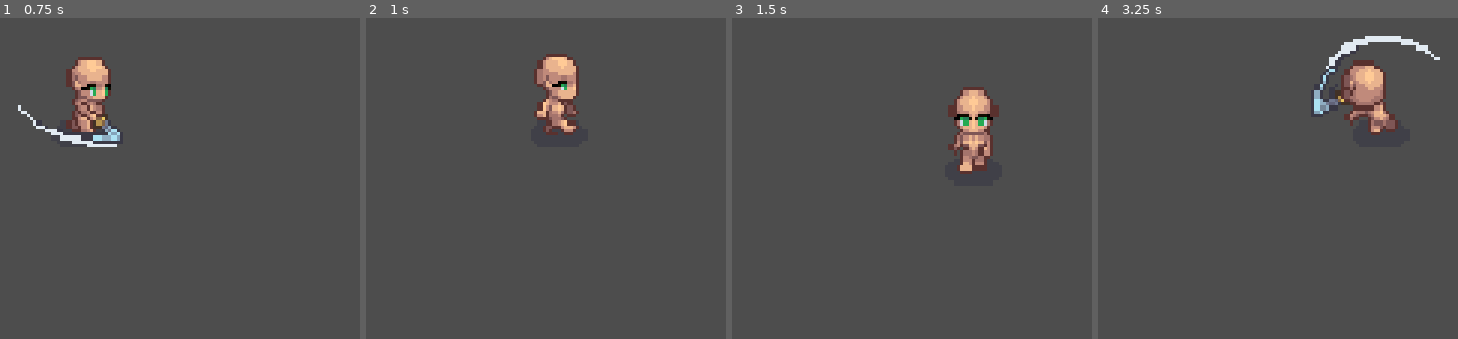
Above: before the commit, frames 1-4 (left to right).
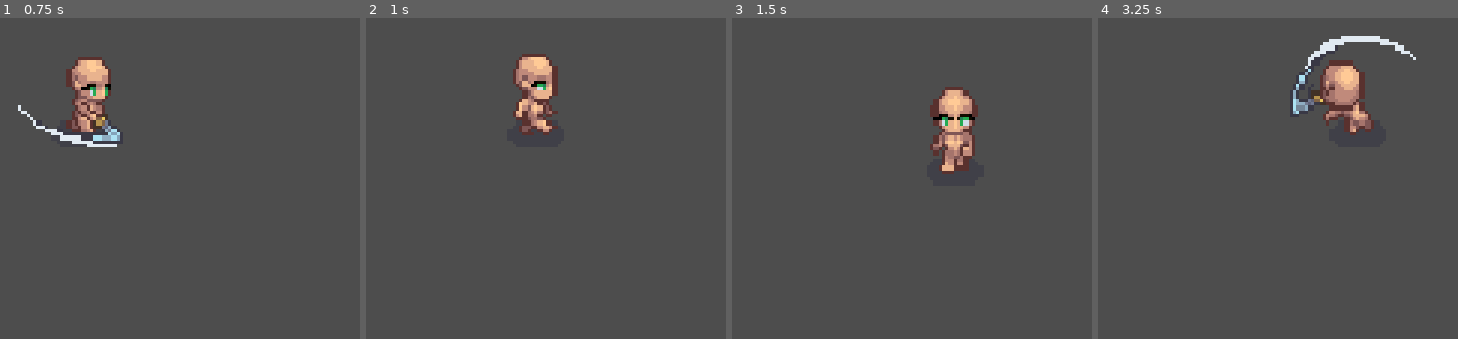
Above: after the commit, the same moments.

Repository: dev-laww/memento-visions
Game: Godot game, scene res://scenes/bar.tscn
The game is run twice, just before and just after one commit, with the same random seed, the same clock (stepped at 60 frames per second) and the same inputs.
Inputs (mouse positions are in pixels of both pictures, inside the frame that each line leads up to):
- Up to frame 1 (0.75 s): tap Enter at 0.5 s; move the mouse to (outside the picture) at 0.52 s; hold D (move_right) from 0.53 s (still down); click (outside the picture) at 0.6 s
- Up to frame 2 (1 s): keep holding D (move_right); tap Shift (dash) at 0.8 s
- Up to frame 3 (1.5 s): move the mouse to (outside the picture) at 1.27 s; release D (move_right) at 1.28 s; hold S (move_down) from 1.28 s (still down); tap Shift (dash) at 1.35 s
- Up to frame 4 (3.25 s): click (outside the picture) at 1.55 s; move the mouse to (outside the picture) at 2.02 s; release S (move_down) at 2.03 s; hold D (move_right) 2.03-2.78 s; click (outside the picture) at 2.1 s; tap Shift (dash) at 2.3, 2.85 s; move the mouse to (outside the picture) at 2.77 s; hold W (move_up) from 2.78 s (still down); click (outside the picture) at 3.05 s

Frame 1 is identical in both runs. In frame 2, 3.8% of the frame differs, in the area x 40-60%, y 11-37%; in frame 3, 4.0%; in frame 4, 5.1%, in the area x 54-95%, y 5-37%.

Commit message:
refactor: refactored the player to use component based state machine

Diff:
--- a/scenes/entities/player.tscn
+++ b/scenes/entities/player.tscn
@@ -1,10 +1,15 @@
-[gd_scene load_steps=120 format=3 uid="uid://dnn3582s4qka2"]
-
-[ext_resource type="Script" path="res://scripts/entities/player.gd" id="1_3vuej"]
+[gd_scene load_steps=125 format=3 uid="uid://dnn3582s4qka2"]
+
+[ext_resource type="Script" path="res://scripts/entities/player/player.gd" id="1_3vuej"]
 [ext_resource type="Texture2D" uid="uid://b0d83ejsel370" path="res://assets/entities/player/idle.png" id="1_blm78"]
 [ext_resource type="Texture2D" uid="uid://c06vx0003qp1a" path="res://assets/entities/player/attack.png" id="1_i44sk"]
 [ext_resource type="Texture2D" uid="uid://c681ubn1ym03q" path="res://assets/entities/player/hurt.png" id="1_oxvtw"]
 [ext_resource type="Texture2D" uid="uid://c8c7pr6uxjpd" path="res://assets/entities/player/walk.png" id="3_fx4x4"]
+[ext_resource type="Script" path="res://scripts/globals/states/state_machine.gd" id="6_djpq3"]
+[ext_resource type="Script" path="res://scripts/entities/player/states/idle.gd" id="7_ydo30"]
+[ext_resource type="Script" path="res://scripts/entities/player/states/walk.gd" id="8_0ab3a"]
+[ext_resource type="Script" path="res://scripts/entities/player/states/attack.gd" id="9_8vbrt"]
+[ext_resource type="Script" path="res://scripts/entities/player/states/dash.gd" id="10_y28fj"]
 
 [sub_resource type="CapsuleShape2D" id="CapsuleShape2D_kaamo"]
 radius = 3.99948
@@ -782,7 +787,7 @@
 }],
 "loop": true,
 "name": &"idle_right",
-"speed": 5.0
+"speed": 12.0
 }, {
 "frames": [{
 "duration": 1.0,
@@ -886,6 +891,23 @@
 shape = SubResource("CapsuleShape2D_kaamo")
 
 [node name="Sprites" type="AnimatedSprite2D" parent="."]
+unique_name_in_owner = true
 sprite_frames = SubResource("SpriteFrames_ycwij")
-animation = &"idle_front"
+animation = &"idle_right"
 autoplay = "idle_front"
+
+[node name="StateMachine" type="Node" parent="." node_paths=PackedStringArray("initial_state")]
+script = ExtResource("6_djpq3")
+initial_state = NodePath("Idle")
+
+[node name="Idle" type="Node" parent="StateMachine"]
+script = ExtResource("7_ydo30")
+
+[node name="Walk" type="Node" parent="StateMachine"]
+script = ExtResource("8_0ab3a")
+
+[node name="Attack" type="Node" parent="StateMachine"]
+script = ExtResource("9_8vbrt")
+
+[node name="Dash" type="Node" parent="StateMachine"]
+script = ExtResource("10_y28fj")
--- a/scripts/entities/player.gd
+++ /dev/null
@@ -1,110 +0,0 @@
-extends CharacterBody2D
-
-@export var speed: float = 50.0
-@export var dash_cooldown: float = 3.0
-
-@onready var sprites: AnimatedSprite2D = $Sprites
-@onready var move_direction: String = get_direction()
-
-var state_machine           = DelagateStateMachine.new()
-var last_direction: Vector2 = Vector2.ZERO
-var grid_size: int          = 8
-var can_move: bool          = true
-var can_dash: bool          = true
-var dash_velocity: Vector2  = Vector2.ZERO
-
-# TODO: Create stats manager component to entity stats
-# TODO: Create health system to handle entity health
-
-func _ready() -> void:
-
-	state_machine.add_states(idle)
-	state_machine.add_states(walk)
-	state_machine.add_states(attack, attack_enter, attack_exit)
-	state_machine.add_states(dash, dash_enter)
-	state_machine.set_initial_state(idle)
-
-
-func _physics_process(_delta: float) -> void:
-	velocity = (Input.get_vector("move_left", "move_right", "move_up", "move_down").normalized() * speed) + dash_velocity
-	velocity =  Vector2(round(velocity.x / grid_size) * grid_size, round(velocity.y / grid_size) * grid_size)
-
-	if velocity.length() > 0:
-		last_direction = velocity.normalized()
-
-	state_machine.update()
-
-	if not can_move:
-		velocity = Vector2.ZERO
-
-	if Input.is_action_just_pressed("dash") and can_dash:
-		state_machine.change_state(dash)
-
-		can_dash = false
-
-		get_tree().create_timer(dash_cooldown).timeout.connect(func (): can_dash = true)
-
-	move_and_slide()
-
-
-func idle() -> void:
-	sprites.play('idle_%s' % get_direction())
-	if velocity.length() > 0:
-		state_machine.change_state(walk)
-	elif Input.is_action_just_pressed("attack"):
-		state_machine.change_state(attack)
-
-
-func walk() -> void:
-	sprites.play('walk_%s' % get_direction())
-
-	if velocity.length() == 0:
-		state_machine.change_state(idle)
-	elif Input.is_action_just_pressed("attack"):
-		state_machine.change_state(attack)
-
-
-func attack() -> void:
-	# lock the player in place and direction while attacking
-	sprites.play('attack_%s' % move_direction)
-
-	await sprites.animation_finished
-
-	if velocity.length() > 0:
-		state_machine.change_state(walk)
-	else:
-		state_machine.change_state(idle)
-
-
-func attack_enter() -> void:
-	move_direction = get_direction()
-	can_move = false
-
-
-func attack_exit() -> void:
-	can_move = true
-
-
-func dash_enter() -> void:
-	move_direction = get_direction()
-	can_dash = false
-
-
-func dash() -> void:
-	dash_velocity = last_direction * (speed * 10)
-
-	var tween: Tween = create_tween()
-
-	tween.tween_property(self, 'dash_velocity', Vector2.ZERO, 0.1)
-
-	state_machine.change_state(idle)
-
-
-func get_direction() -> String:
-	if last_direction == Vector2.ZERO:
-		return "front"
-
-	if abs(last_direction.x) > abs(last_direction.y):
-		return "right" if last_direction.x > 0 else "left"
-	else:
-		return "back" if last_direction.y < 0 else "front"  # Corrected direction handling
--- /dev/null
+++ b/scripts/entities/player/player.gd
@@ -0,0 +1,49 @@
+extends CharacterBody2D
+
+@export var speed: float = 50.0
+@export var dash_cooldown: float = 3.0
+
+@onready var sprites: AnimatedSprite2D = $Sprites
+@onready var move_direction: String = get_direction()
+@onready var state_machine: StateMachine = $StateMachine
+
+var last_direction: Vector2 = Vector2.ZERO
+var grid_size: int          = 8
+var can_move: bool          = true
+var can_dash: bool          = true
+var dash_velocity: Vector2  = Vector2.DOWN
+
+
+# TODO: Create stats manager component to entity stats
+# TODO: Create health system to handle entity health
+
+
+func _physics_process(_delta: float) -> void:
+	velocity = (Input.get_vector('move_left', 'move_right', 'move_up', 'move_down').normalized() * speed) + dash_velocity
+	velocity =  Vector2(round(velocity.x / grid_size) * grid_size, round(velocity.y / grid_size) * grid_size)
+
+	if velocity.length() > 0 and can_move:
+		last_direction = velocity.normalized()
+		move_direction = get_direction()
+
+	if not can_move:
+		velocity = Vector2.ZERO
+
+	if Input.is_action_just_pressed('dash') and can_dash:
+		state_machine.change_state('dash')
+
+		can_dash = false
+
+		get_tree().create_timer(dash_cooldown).timeout.connect(func (): can_dash = true)
+
+	move_and_slide()
+
+
+func get_direction() -> String:
+	if last_direction == Vector2.ZERO:
+		return 'front'
+
+	if abs(last_direction.x) > abs(last_direction.y):
+		return 'right' if last_direction.x > 0 else 'left'
+	else:
+		return 'back' if last_direction.y < 0 else 'front'  # Corrected direction handling
--- /dev/null
+++ b/scripts/entities/player/states/attack.gd
@@ -0,0 +1,25 @@
+extends State
+
+@onready var sprites: AnimatedSprite2D = %Sprites
+
+
+func enter() -> void:
+	state_owner.can_move = false
+
+
+func update(_delta: float) -> void:
+	sprites.play('attack_%s' % state_owner.move_direction)
+
+	await sprites.animation_finished
+
+	if state_owner.velocity.length() > 0:
+		state_machine.change_state('walk')
+	else:
+		state_machine.change_state('idle')
+
+
+# TODO: Create attack physics update logic
+
+
+func exit() -> void:
+	state_owner.can_move = true
--- /dev/null
+++ b/scripts/entities/player/states/dash.gd
@@ -0,0 +1,18 @@
+extends State
+
+@onready var sprites: AnimatedSprite2D = %Sprites
+
+
+func enter() -> void:
+	state_owner.can_dash = false
+	state_owner.can_move = false
+
+
+func physics_update(_delta: float) -> void:
+	state_owner.dash_velocity = state_owner.last_direction * (state_owner.speed * 20)
+
+	var tween: Tween = create_tween()
+	tween.set_parallel().tween_property(state_owner, 'dash_velocity', Vector2.ZERO, 0.1)
+	tween.set_parallel().tween_property(state_owner, 'can_move', true, 0.1)
+
+	state_machine.change_state('idle')
--- /dev/null
+++ b/scripts/entities/player/states/idle.gd
@@ -0,0 +1,14 @@
+extends State
+
+@onready var sprites: AnimatedSprite2D = %Sprites
+
+
+func update(_delta: float) -> void:
+	sprites.play('idle_%s' % state_owner.move_direction)
+
+
+func physics_update(_delta: float) -> void:
+	if state_owner.velocity.length() > 0:
+		state_machine.change_state('walk')
+	elif Input.is_action_just_pressed('attack'):
+		state_machine.change_state('attack')
--- /dev/null
+++ b/scripts/entities/player/states/walk.gd
@@ -0,0 +1,14 @@
+extends State
+
+@onready var sprites: AnimatedSprite2D = %Sprites
+
+
+func update(_delta: float) -> void:
+	sprites.play('walk_%s' % state_owner.move_direction)
+
+
+func physics_update(_delta: float) -> void:
+	if state_owner.velocity.length() == 0:
+		state_machine.change_state('idle')
+	elif Input.is_action_just_pressed('attack'):
+		state_machine.change_state('attack')
